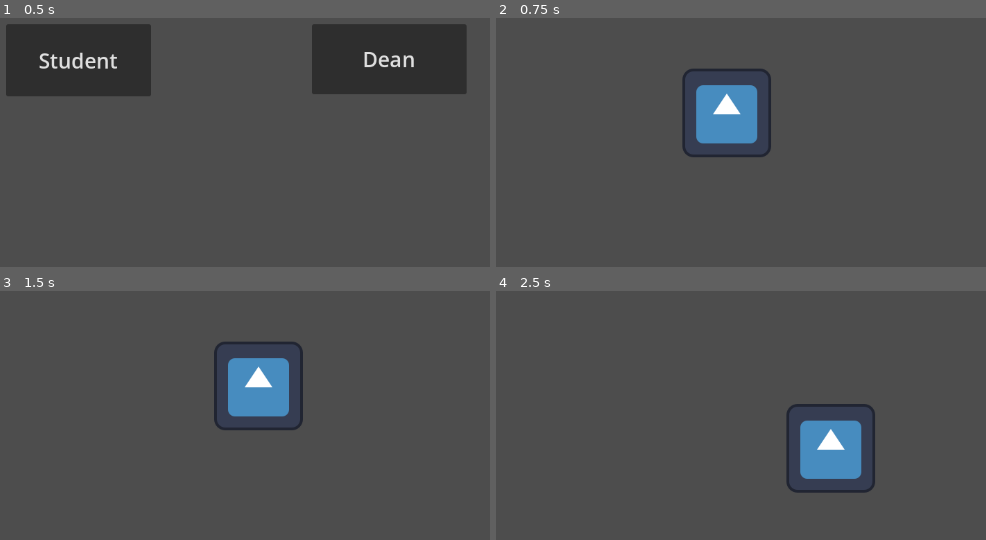
Above: before the commit, frames 1-4 (two rows, left to right).
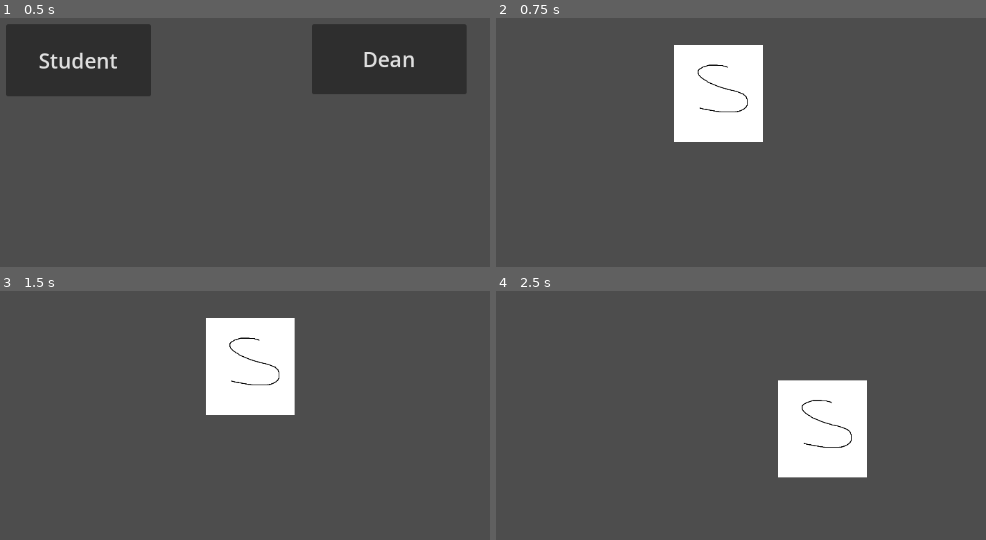
Above: after the commit, the same moments.

Repository: Deans-Paranoia/Deans-Paranoia
Game: Godot game, scene res://scenes/start_menu.tscn
Same seed, same stepped clock (60 frames per second), same inputs: the game is played once before the commit and once after it. The engine's default icon, where the game draws it, is replaced by a stand-in: a white triangle on a blue panel in a dark square.
Inputs:
- Up to frame 1 (0.5 s): no input
- Up to frame 2 (0.75 s): click "Student" at 0.5 s
- Up to frame 3 (1.5 s): tap Enter at 1.25 s; hold D (right) from 1.28 s (still down); tap F (open_tablet) at 1.35 s
- Up to frame 4 (2.5 s): release D (right) at 2.03 s; hold S (down) from 2.03 s (still down); tap F (open_tablet) at 2.1 s

Frame 1 is identical in both runs. In frame 2, 7.4% of the frame differs, in the area x 36-57%, y 10-56%; in frame 3, 7.4%; in frame 4, 7.5%, in the area x 57-78%, y 35-82%.

Commit message:
Choosing player now works. Added Singleton. Sorry for big commit!
Added:
- very proffesional custom icon for dean and student
- levelSetup script which loads correct player based on the choose in menu (using Singleton and Autoload for global variables)
- Singleton containing global player_type variable
- studentInput script containing all functions

Modified:
- deleted player from level, it is being loaded by the levelSetup script
- DeanBtn and StudentBtn sets global player_type to the correct value before changing the scene
- Dean and Student are being teleported to the (hopefully) middle of the screen

Diff:
--- a/project.godot
+++ b/project.godot
@@ -14,6 +14,10 @@
 run/main_scene="res://scenes/start_menu.tscn"
 config/features=PackedStringArray("4.1", "Forward Plus")
 config/icon="res://assets/icon.svg"
+
+[autoload]
+
+globalScript="*res://scripts/Singleton.gd"
 
 [dotnet]
 
--- a/scenes/dean.tscn
+++ b/scenes/dean.tscn
@@ -1,7 +1,12 @@
-[gd_scene load_steps=3 format=3 uid="uid://dm1vrnv5e47gm"]
+[gd_scene load_steps=4 format=3 uid="uid://dm1vrnv5e47gm"]
 
 [ext_resource type="PackedScene" uid="uid://d3ccjideg1avb" path="res://scenes/player.tscn" id="1_hbpgo"]
 [ext_resource type="Script" path="res://scripts/deanInput.gd" id="2_14kl1"]
+[ext_resource type="Texture2D" uid="uid://bjpeaebvfbiat" path="res://assets/dean.png" id="3_rxgh1"]
 
 [node name="Dean" instance=ExtResource("1_hbpgo")]
 script = ExtResource("2_14kl1")
+
+[node name="Sprite2D" parent="CharacterBody2D" index="0"]
+scale = Vector2(0.42, 0.42)
+texture = ExtResource("3_rxgh1")
--- a/scenes/level.tscn
+++ b/scenes/level.tscn
@@ -1,8 +1,6 @@
 [gd_scene load_steps=2 format=3 uid="uid://podb4rxtyveg"]
 
-[ext_resource type="PackedScene" uid="uid://d3ccjideg1avb" path="res://scenes/player.tscn" id="1_8v81b"]
+[ext_resource type="Script" path="res://scripts/levelSetup.gd" id="1_xklf6"]
 
 [node name="level" type="Node2D"]
-
-[node name="Player" parent="." instance=ExtResource("1_8v81b")]
-position = Vector2(562, 303)
+script = ExtResource("1_xklf6")
--- a/scenes/student.tscn
+++ b/scenes/student.tscn
@@ -1,7 +1,12 @@
-[gd_scene load_steps=3 format=3 uid="uid://y4kbm2l282iy"]
+[gd_scene load_steps=4 format=3 uid="uid://y4kbm2l282iy"]
 
 [ext_resource type="PackedScene" uid="uid://d3ccjideg1avb" path="res://scenes/player.tscn" id="1_6lj7h"]
 [ext_resource type="Script" path="res://scripts/studentInput.gd" id="2_vaos0"]
+[ext_resource type="Texture2D" uid="uid://cxfbk5bqebjsd" path="res://assets/student.png" id="3_02yls"]
 
 [node name="Student" instance=ExtResource("1_6lj7h")]
 script = ExtResource("2_vaos0")
+
+[node name="Sprite2D" parent="CharacterBody2D" index="0"]
+scale = Vector2(0.42, 0.42)
+texture = ExtResource("3_02yls")
--- a/scripts/DeanBtn.gd
+++ b/scripts/DeanBtn.gd
@@ -1,5 +1,6 @@
 extends Button
 
-# przenosi do sceny 'level', w której znajduje się player
+# przenosi do sceny 'level', w której znajduje się player i aktualizuje globalną zmienną
 func _on_button_up():
+	Engine.get_singleton("Singleton").player_type = "dean"
 	get_tree().change_scene_to_file("res://scenes/level.tscn")
--- /dev/null
+++ b/scripts/Singleton.gd
@@ -0,0 +1,7 @@
+extends Node
+
+func _ready():
+	# rejestruje skrypt jako singleton (umożliwia dostęp z innych skryptów)
+	Engine.register_singleton("Singleton", self)
+
+var player_type: String
--- a/scripts/StudentBtn.gd
+++ b/scripts/StudentBtn.gd
@@ -1,5 +1,6 @@
 extends Button
 
-# przenosi do sceny 'level', w której znajduje się player
+# przenosi do sceny 'level', w której znajduje się player i aktualizuje globalną zmienną
 func _on_button_up():
+	Engine.get_singleton("Singleton").player_type = "student"
 	get_tree().change_scene_to_file("res://scenes/level.tscn")
--- a/scripts/deanInput.gd
+++ b/scripts/deanInput.gd
@@ -1,6 +1,12 @@
 extends Node2D
 
-func _process(delta):
+func _ready():
+	# ustawia gracza (mniej więcej) na środku
+	position.x = 550
+	position.y = 275
+
+# sprawdza czy wywołana została akcja "open_tablet" i wywołuje odpowiednią funkcję
+func _process(_delta):
 	if Input.is_action_just_pressed("open_tablet"):
 		open_deans_tablet()
 
--- /dev/null
+++ b/scripts/levelSetup.gd
@@ -0,0 +1,27 @@
+extends Node
+
+# wczytuje globalną zmienną player_type
+var player_type = Engine.get_singleton("Singleton").player_type
+
+# preloaduje do pamięci zwykłego gracza
+@onready var player_scene = preload("res://scenes/player.tscn")
+var current_player
+
+func _ready():
+	# tworzy zwykłego gracza "na wszelki"
+	current_player = player_scene.instantiate()
+	add_child(current_player)
+	_replace_player()
+
+func _replace_player():
+	# usuwa obecnego gracza
+	current_player.queue_free()
+
+	# wczytuje i tworzy gracza zgodnie z dokonanym wyborem
+	match player_type:
+		"dean":
+			current_player = preload("res://scenes/dean.tscn").instantiate()
+		"student":
+			current_player = preload("res://scenes/student.tscn").instantiate()
+
+	add_child(current_player)
--- a/scripts/studentInput.gd
+++ b/scripts/studentInput.gd
@@ -1,4 +1,9 @@
 extends Node2D
+
+func _ready():
+	# ustawia gracza (mniej więcej) na środku
+	position.x = 550
+	position.y = 275
 
 var has_booster: bool
 
@@ -6,3 +11,18 @@
 
 func acquire_booster():
 	pass
+
+func sabotage_alarm():
+	pass
+
+func dig():
+	pass
+
+func use_terminal():
+	pass
+
+func use_elevator():
+	pass
+
+func use_server():
+	pass
Binary file added: assets/dean.png
Not shown, added: assets/dean.png.import
Binary file added: assets/student.png
Not shown, added: assets/student.png.import
